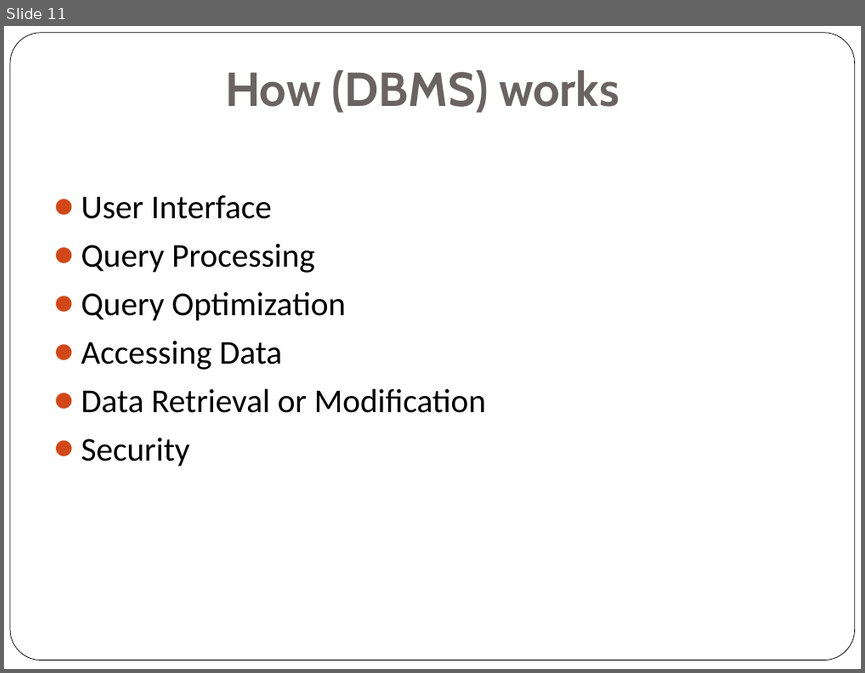
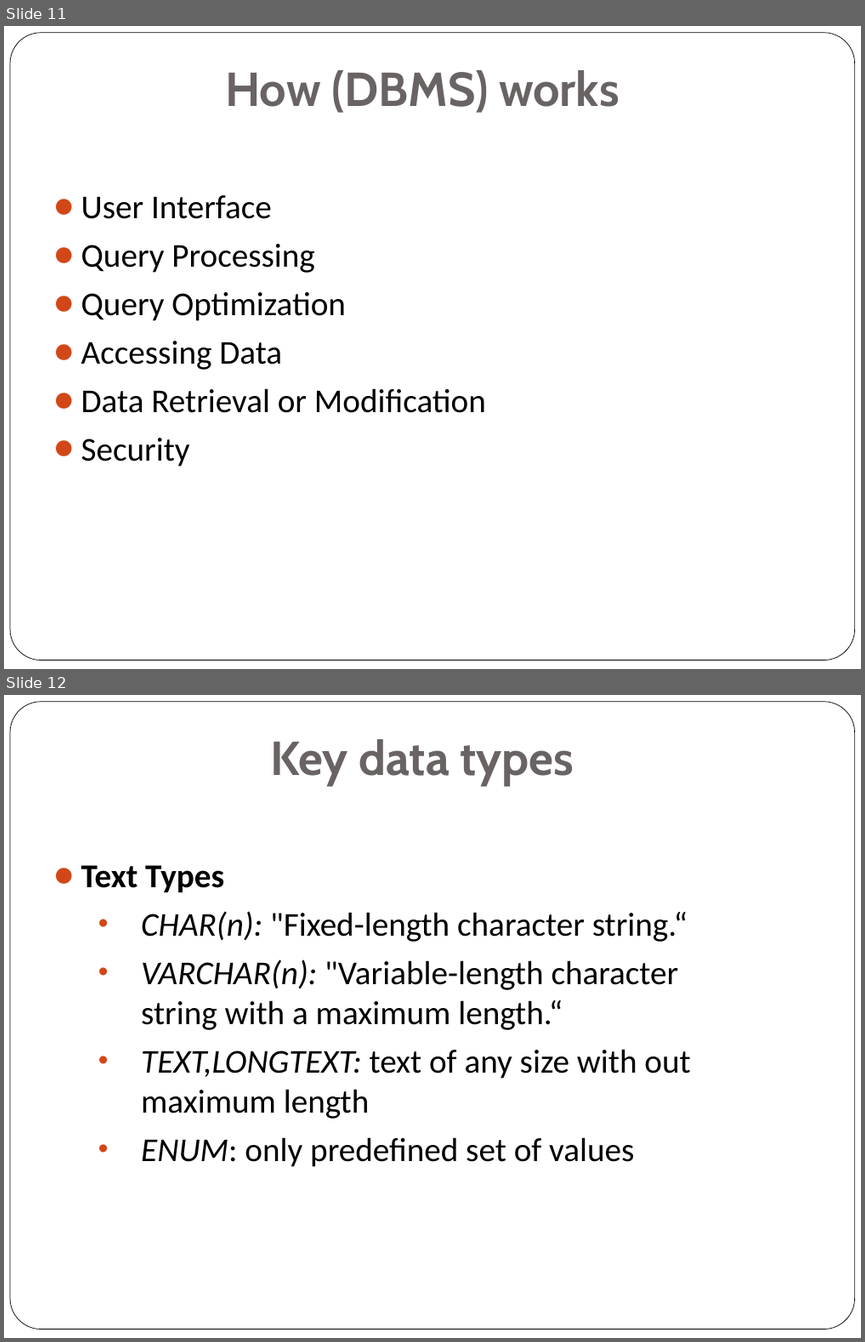
Before and after one commit to som-IT/SQL-slides, a slide deck: sql introduction .pptx. Shown one above the other, each under a label of ours: slide 11 before the commit, slides 11 and 12 after it. The pictures are 865x673 and 865x1342 pixels, drawn with LibreOffice and Linux fonts; fonts in the diff are those of the drawing. Boxes give left, top, right and bottom in pixels: in the first picture for what was removed or moved away, otherwise in the second. Text is boxed around its words. In the diff, an @@ line names an element or a change of style, - is before the commit and + after.

```diff
--- a/sql introduction .pptx
+++ b/sql introduction .pptx
@@ slide 12 added at box(4, 695, 861, 1338), background #FFFFFF; not listed: 1 template element that a slide beside it also shows @@
@@ title added at box(271, 739, 574, 786), 40 pt, text #696363, bold @@
+Key data types
@@ text added at box(81, 865, 690, 1167), 28 pt, text #000000 @@
+⚫ Text Types
+  • CHAR(n): "Fixed-length character string.“
+  • VARCHAR(n): "Variable-length character string with a maximum length.“
+  • TEXT,LONGTEXT: text of any size with out maximum length
+  • ENUM: only predefined set of values
```
Also in this commit, not shown: 1 other slide added.
